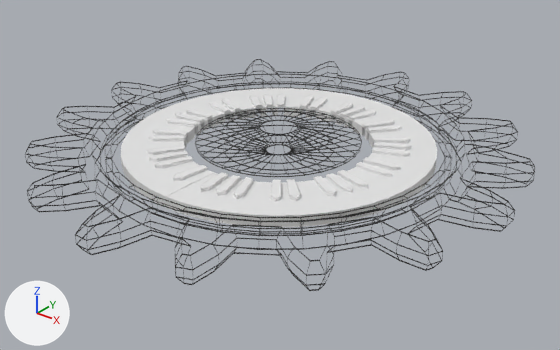
The Blender file working blend files/Gears.blend as it was, and as the next commit left it.
One viewpoint serves both versions: a 50 mm camera at (5.84, -7.27, 4.06) aimed at (0.13, -0.14, -0.36). The lights are fixed; the arrows at lower left show +X, +Y and +Z. The first picture is the older version.

The scene before the commit, as lines of its bpy script (objects in view):
```python
me_cogwheel_001 = bpy.data.meshes.new('Cogwheel.001')
me_cogwheel_001.from_pydata(...)  # 384 vertices, 354 faces; spans x -4.58..4.58, y -4.58..4.58, z -0.05..0.14
me_cogwheel_001.materials.append(mat_alpha)  # white #e7e7e7
me_cogwheel_001.materials.append(mat_material_001)  # dark grey #373737
me_cogwheel_001.materials.append(None)
me_cogwheel_016 = bpy.data.meshes.new('Cogwheel.016')
me_cogwheel_016.from_pydata(...)  # 1175 vertices, 963 faces; spans x -6.59..6.59, y -6.59..6.59, z -0.1..0.1
# faces by material slot: [392, 0, 571]
me_cogwheel_016.materials.append(mat_alpha)  # white #e7e7e7
me_cogwheel_016.materials.append(mat_material_001)  # dark grey #373737
me_cogwheel_016.materials.append(None)
ob_cogwheel_001 = bpy.data.objects.new('Cogwheel.001', me_cogwheel_016)
ob_cogwheel_001.location = (0.0, 0.0, 0.0)
ob_cogwheel_001.scale = (0.486, 0.486, 1.68)
_m = ob_cogwheel_001.modifiers.new('Wireframe', 'WIREFRAME')
_m.thickness = 0.01
_m.use_replace = False
_m.material_offset = 1
ob_cogwheel_002 = bpy.data.objects.new('Cogwheel.002', me_cogwheel_001)
ob_cogwheel_002.location = (0.0, 0.0, 0.0)
ob_cogwheel_002.scale = (0.486, 0.486, 1.68)
_m = ob_cogwheel_002.modifiers.new('Wireframe', 'WIREFRAME')
_m.thickness = 0.01
_m.use_replace = False
_m.material_offset = 1
```
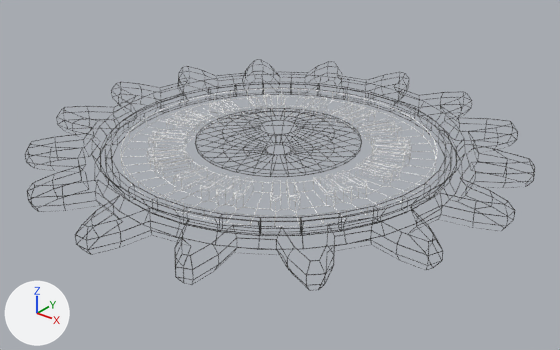
Location of each change, (x1, y1, x2, y2) in pixels of the pictures (560 x 350 px; the box of a moved part takes in the faces that stretch with it):
'Cogwheel.001', reshaped, modifiers changed, rescaled
    both: (25, 59, 535, 291)
'Cogwheel.002', rescaled
    before: (105, 81, 452, 221)
    after: (104, 82, 452, 236)
part 1 of me_cogwheel_016, moved or reshaped
    both: (25, 59, 535, 291)
part 2 of me_cogwheel_016, moved or reshaped
    before: (121, 88, 437, 217)
    after: (121, 88, 437, 227)

What the commit changed:
me_cogwheel_016 is used by ob_cogwheel_001; location (0.0, 0.0, 0.0); scale (0.486, 0.486, 1.68).
me_cogwheel_016 had 1175 vertices, 963 faces and spanned x -6.59..6.59, y -6.59..6.59, z -0.1..0.1.
me_cogwheel_016 now has 1175 vertices, 963 faces and spans x -3.2..3.2, y -3.2..3.2, z -0.17..0.17.
me_cogwheel_016 part 1: the loose piece of 520 vertices spanning x -6.59..6.59, y -6.59..6.59, z -0.1..0.1 is scaled about its middle by (0.486, 0.486, 1.68).
me_cogwheel_016 part 2: the loose piece of 655 vertices spanning x -4.18..4.18, y -4.16..4.2, z -0.05..0.05 is scaled about the mesh origin by (0.486, 0.486, 1.68).
me_cogwheel_001 is used by ob_cogwheel_002; location (0.0, 0.0, 0.0); scale (0.486, 0.486, 1.68).
me_cogwheel_001 had 384 vertices, 354 faces and spanned x -4.58..4.58, y -4.58..4.58, z -0.05..0.14.
me_cogwheel_001 now has 384 vertices, 354 faces and spans x -2.23..2.23, y -2.23..2.23, z -0.09..0.24.
me_cogwheel_001 part 3: the whole mesh is scaled about the mesh origin by (0.486, 0.486, 1.68).
Object 'Cogwheel.001' (ob_cogwheel_001) is rescaled from (0.486, 0.486, 1.68) to (1.0, 1.0, 1.0).
Object 'Cogwheel.001' (ob_cogwheel_001) has a WIREFRAME modifier named 'Wireframe'.
Modifier setting removed (it was use_replace = False).
Object 'Cogwheel.002' (ob_cogwheel_002) is rescaled from (0.486, 0.486, 1.68) to (1.0, 1.0, 1.0).
